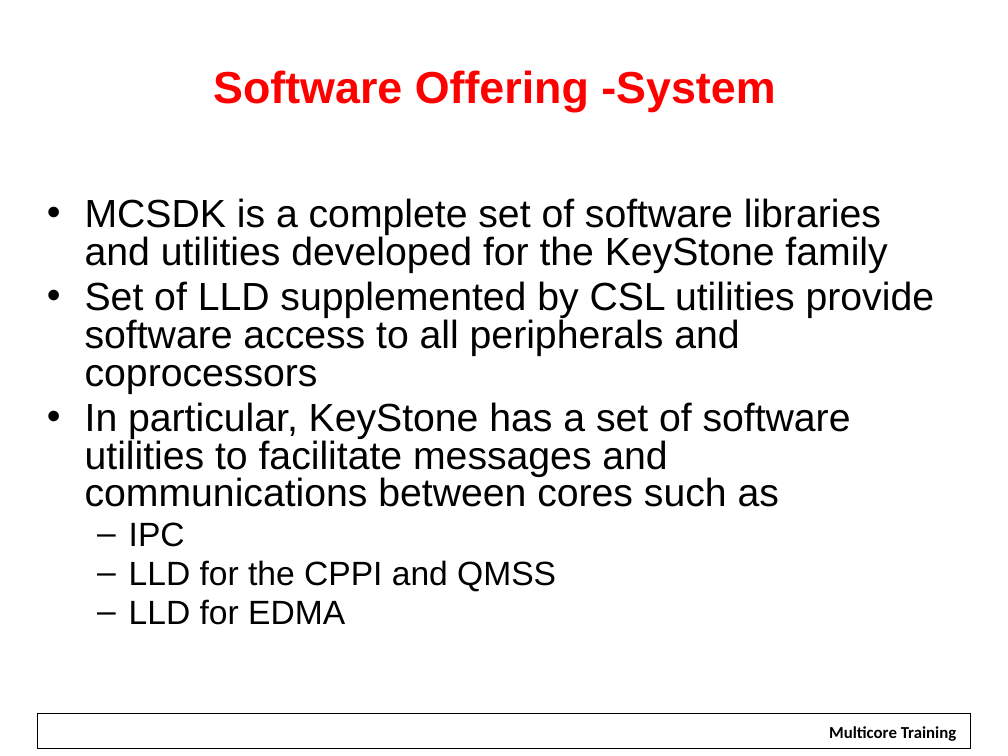
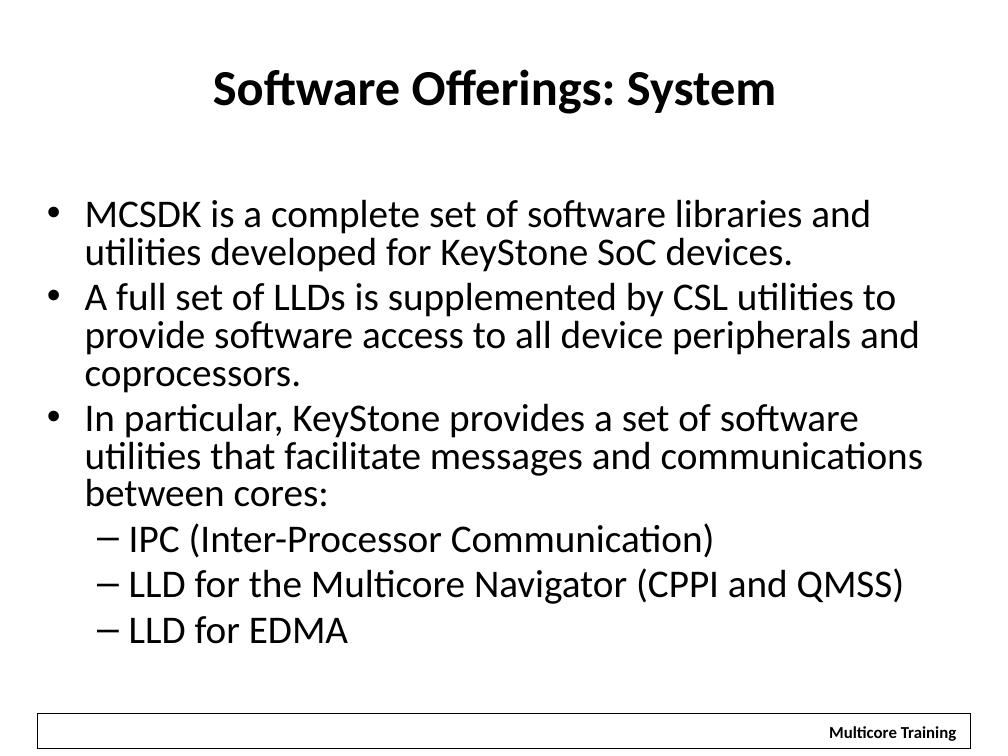
Before and after one commit to hari1989/keystone-workshop, a slide deck: slide 18 of slides/KeyStone Multicore Design.pptx. Drawn at 1008x756 pixels with LibreOffice and Linux fonts; fonts in the diff are those of the drawing; background and template pictures are left out. Boxes give left, top, right and bottom in pixels: in the first picture for what was removed or moved away, otherwise in the second. Text is boxed around its words. In the diff, an @@ line names an element or a change of style, - is before the commit and + after.

```diff
--- a/slides/KeyStone Multicore Design.pptx
+++ b/slides/KeyStone Multicore Design.pptx
@@ title at [213, 69, 776, 114]: text changed; size 32 to 36 pt; font Arial to Calibri; text colour #FF0000 to #000000 @@
-Software Offering -System
+Software Offerings: System
@@ text at [85, 199, 924, 604]: text changed; font Arial to Calibri @@
-• MCSDK is a complete set of software libraries and utilities developed for the KeyStone family
-• Set of LLD supplemented by CSL utilities provide software access to all peripherals and coprocessors
-• In particular, KeyStone has a set of software utilities to facilitate messages and communications between cores such as
-  – IPC
-  – LLD for the CPPI and QMSS
+• MCSDK is a complete set of software libraries and utilities developed for KeyStone SoC devices.
+• A full set of LLDs is supplemented by CSL utilities to provide software access to all device peripherals and coprocessors.
+• In particular, KeyStone provides a set of software utilities that facilitate messages and communications between cores:
+  – IPC (Inter-Processor Communication)
+  – LLD for the Multicore Navigator (CPPI and QMSS)
@@ text at [129, 616, 348, 644]: size 24 to 28 pt, font Arial to Calibri in "LLD for EDMA" @@
```
Also in this commit, not shown: 50 other slides changed, 2 other files.
